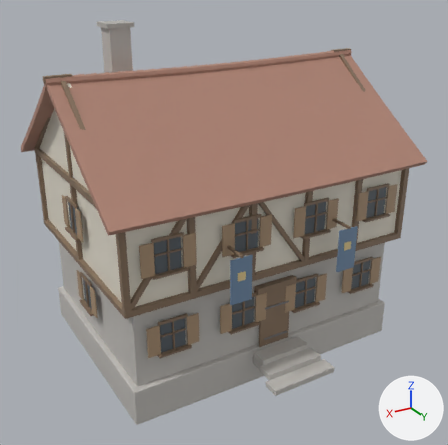
Before and after pictures for a commit that changed the glTF model apps/client/public/assets/models/vogthaus.glb.
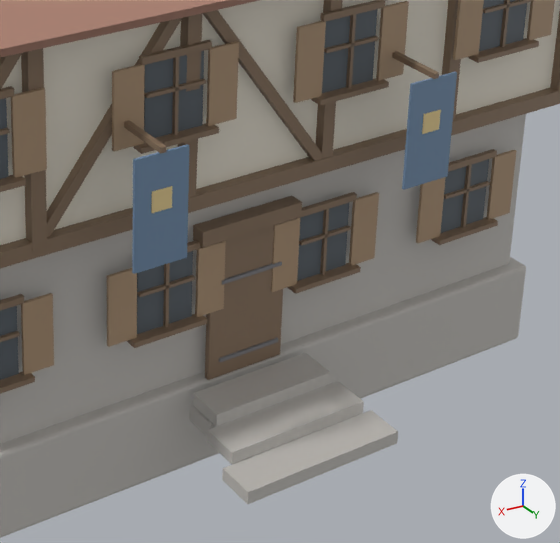
Old and new are each drawn whole from a camera (50 mm lens) standing at (11.69, 19.98, 13.86) and looking at (0.3, 1.01, 4.38) and again close up on the part from 40% to 89% of the width and 45% to 92% of the height. Lighting does not change. The marker at lower right points along +X, +Y and +Z. The first two pictures are the older version. Where no turn or scale is listed for an object, it has been applied to the vertices. Vertices at exactly the same position are counted once.

In view in the first close-up: 'vogthaus'.
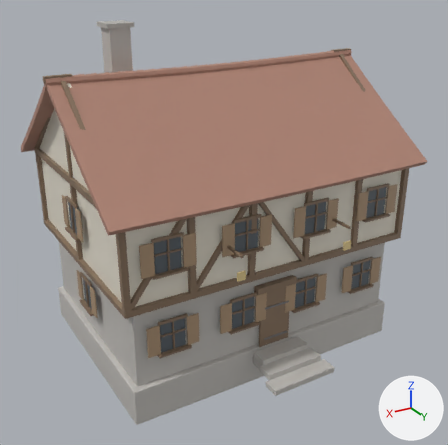
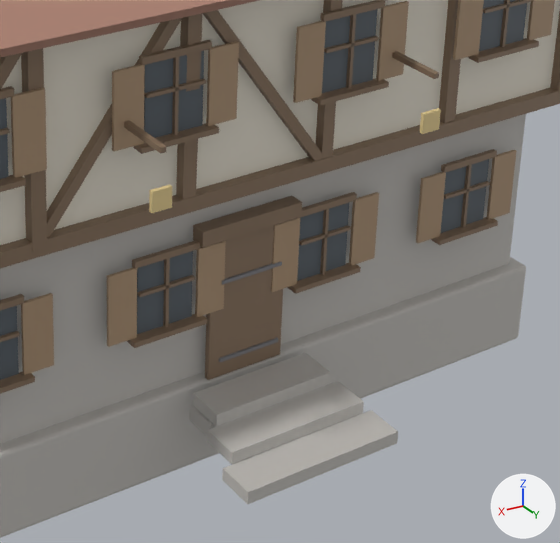
The change in detail:
me_vogthaus is used by ob_vogthaus; location (0.0, 0.65, 5.46).
me_vogthaus had 2218 vertices, 3636 faces and spanned x -6.35..6.35, y -5.45..5.45, z -6.26..6.26.
me_vogthaus now has 2202 vertices, 3612 faces and spans x -6.35..6.35, y -5.45..5.45, z -6.26..6.26.
me_vogthaus part 1: the loose piece of 8 vertices spanning x -2.6..-1.8, y 4.58..4.62, z -1.91..-0.31 is deleted.
me_vogthaus part 2: the loose piece of 8 vertices spanning x 1.8..2.6, y 4.58..4.62, z -1.91..-0.31 is deleted.
me_vogthaus no longer uses material mat_cloth_blue (blue #738eac).

Boxes (x1, y1, x2, y2) around the edits, measured in the close-ups (560 x 543 px):
part 1 of me_vogthaus, deleted (blue)
    before: (402, 72, 457, 190)
part 2 of me_vogthaus, deleted (blue)
    before: (132, 144, 189, 274)
